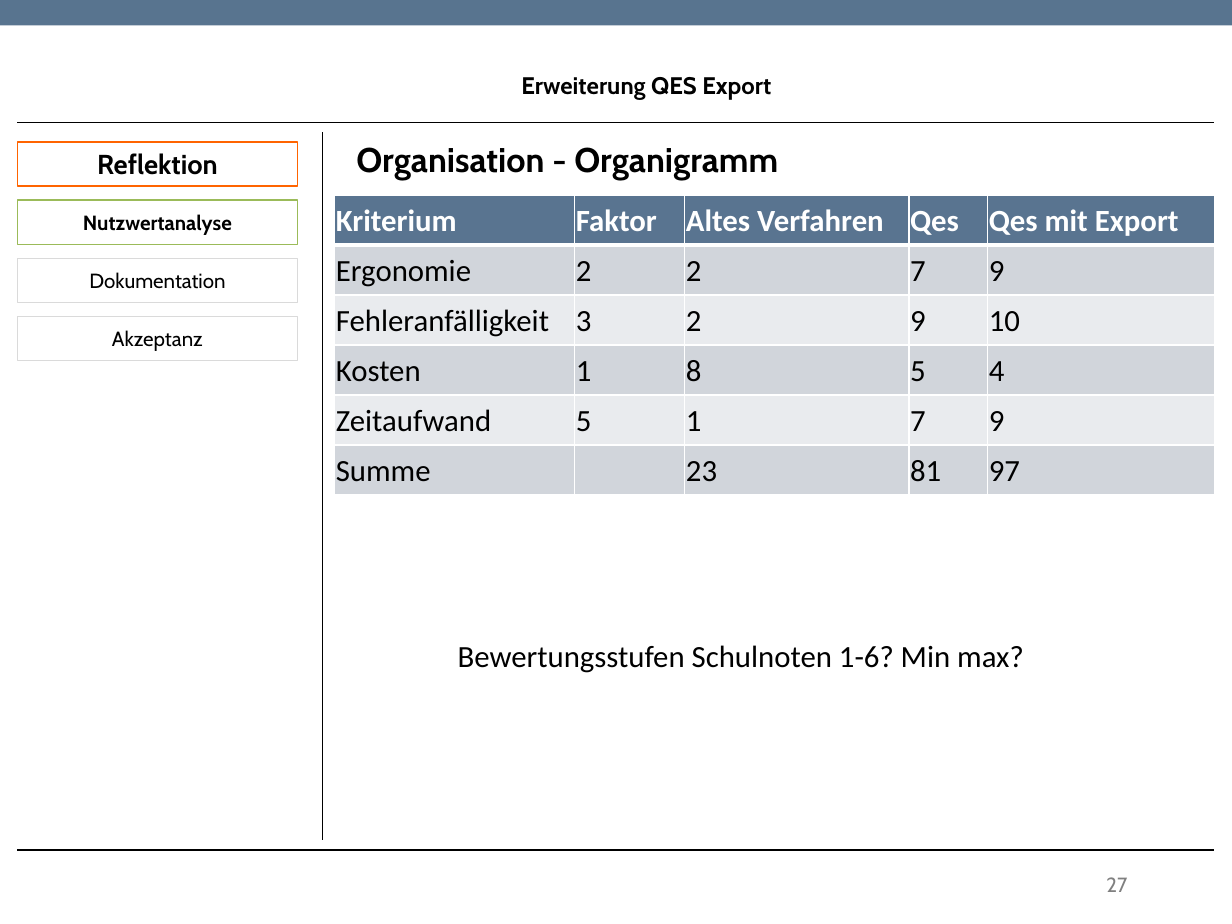
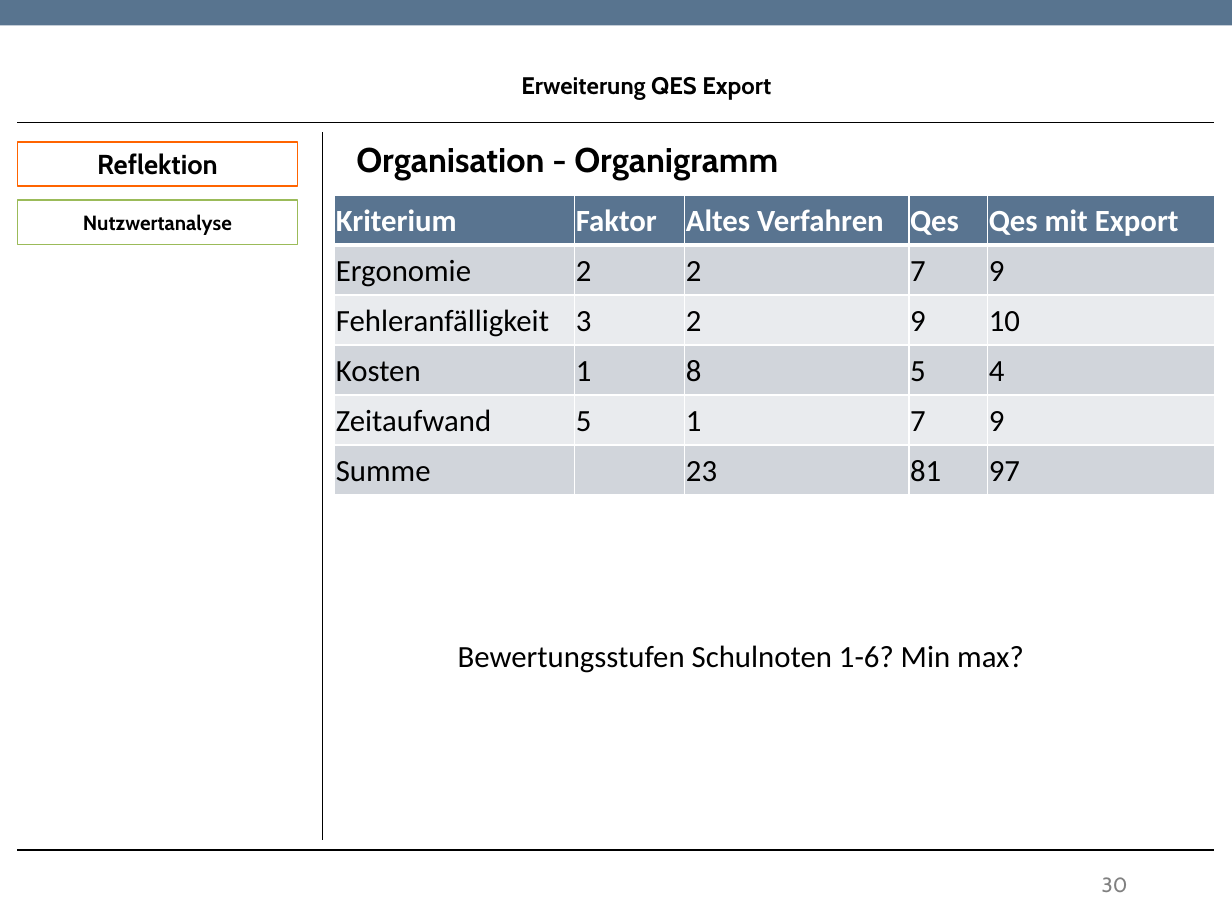
Before and after one commit to TwoHorus/dbExelExportLaravel, a slide deck: slide 30 of DOC/Fachgespraech.pptx (slide 27 before the commit). Drawn at 1232x924 pixels with LibreOffice and Linux fonts; fonts in the diff are those of the drawing; background and template pictures are left out. Boxes give left, top, right and bottom in pixels: in the first picture for what was removed or moved away, otherwise in the second. Text is boxed around its words. In the diff, an @@ line names an element or a change of style, - is before the commit and + after.

```diff
--- a/DOC/Fachgespraech.pptx
+++ b/DOC/Fachgespraech.pptx
@@ rectangle removed at box(17, 259, 298, 303) @@
-Dokumentation
@@ rectangle removed at box(17, 317, 298, 361) @@
-Akzeptanz
@@ page number at box(1102, 877, 1128, 892): text changed @@
-27
+30
```
Also in this commit, not shown: 4 slides added, 1 slide removed.
